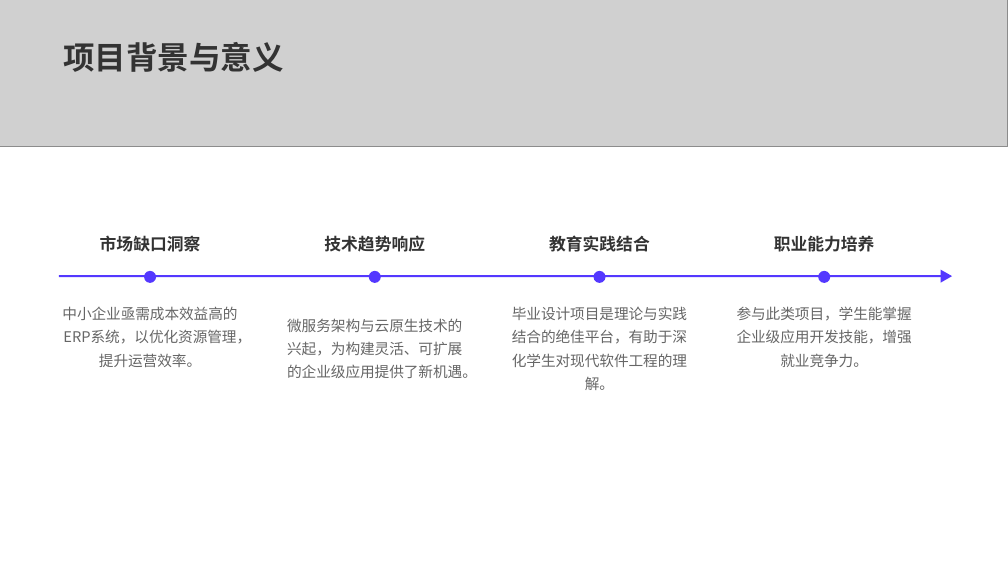
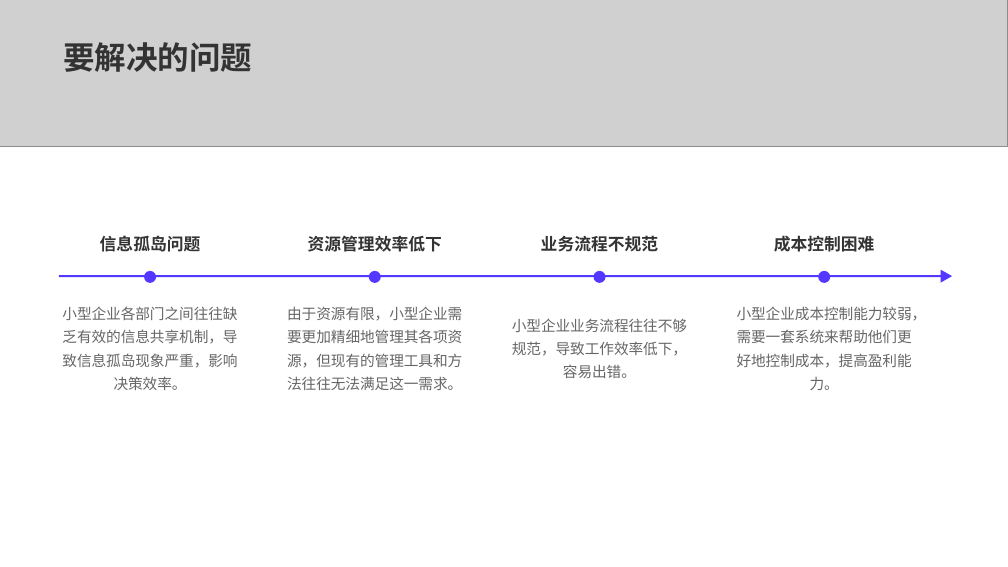
Before and after one commit to anymore131/mini-erp, a slide deck: slide 5 of 基于Spring Cloud的小型ERP系统设计.pptx (slide 4 before the commit). Drawn at 1008x567 pixels with LibreOffice and Linux fonts; fonts in the diff are those of the drawing; grey boxes stand for pictures. Boxes give left, top, right and bottom in pixels: in the first picture for what was removed or moved away, otherwise in the second. Text is boxed around its words. In the diff, an @@ line names an element or a change of style, - is before the commit and + after.

```diff
--- a/基于Spring Cloud的小型ERP系统设计.pptx
+++ b/基于Spring Cloud的小型ERP系统设计.pptx
@@ text at box(63, 42, 252, 72): text changed @@
-项目背景与意义
+要解决的问题
@@ text at box(100, 235, 201, 252): text changed @@
-市场缺口洞察
+信息孤岛问题
@@ text at box(308, 235, 442, 252): text changed @@
-技术趋势响应
+资源管理效率低下
@@ text at box(541, 235, 658, 252): text changed @@
-教育实践结合
+业务流程不规范
@@ text at box(774, 235, 875, 252): text changed @@
-职业能力培养
+成本控制困难
@@ text at box(62, 306, 237, 390): text changed @@
-中小企业亟需成本效益高的ERP系统，以优化资源管理，提升运营效率。
+小型企业各部门之间往往缺乏有效的信息共享机制，导致信息孤岛现象严重，影响决策效率。
@@ text at box(287, 306, 462, 390): text changed @@
-微服务架构与云原生技术的兴起，为构建灵活、可扩展的企业级应用提供了新机遇。
+由于资源有限，小型企业需要更加精细地管理其各项资源，但现有的管理工具和方法往往无法满足这一需求。
@@ text at box(512, 318, 687, 378): text changed @@
-毕业设计项目是理论与实践结合的绝佳平台，有助于深化学生对现代软件工程的理解。
+小型企业业务流程往往不够规范，导致工作效率低下，容易出错。
@@ text at box(737, 306, 927, 390): text changed @@
-参与此类项目，学生能掌握企业级应用开发技能，增强就业竞争力。
+小型企业成本控制能力较弱，需要一套系统来帮助他们更好地控制成本，提高盈利能力。
```
Also in this commit, not shown: 11 other slides changed, 9 slides added, 9 slides removed.
